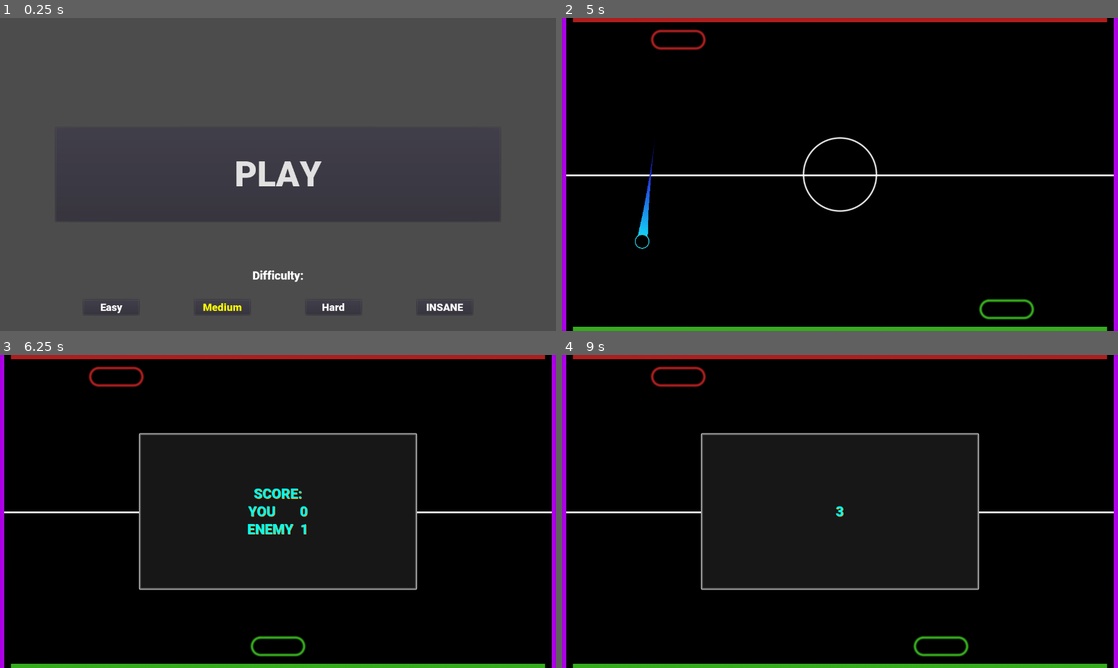
Above: before the commit, frames 1-4 (two rows, left to right).
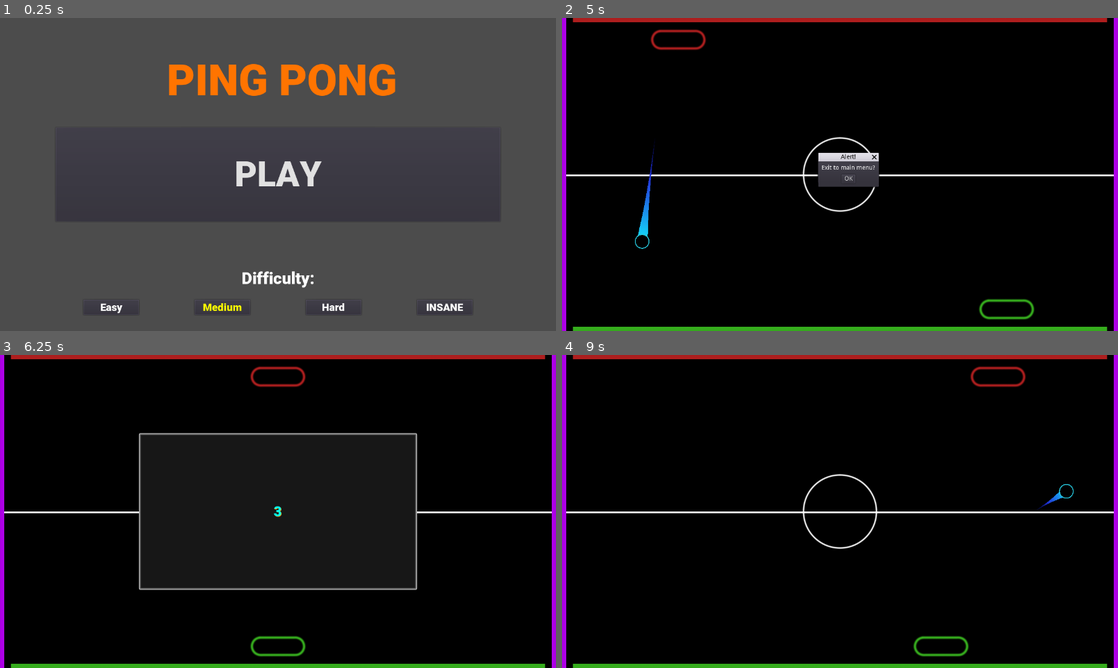
Above: after the commit, the same moments.

Repository: eXCoreX/PingPong
Game: Godot game, scene res://Menu.tscn
The game is run twice, just before and just after one commit, with the same random seed, the same clock (stepped at 60 frames per second) and the same inputs.
Inputs (mouse positions are in pixels of both pictures, inside the frame that each line leads up to):
- Up to frame 1 (0.25 s): no input
- Up to frame 2 (5 s): click "PLAY" at 0.5 s; tap Enter at 1.25 s; move the mouse to (962, 158) at 1.27 s; click (962, 158) at 1.42 s; move the mouse to (728, 190) at 2.02 s; click (728, 190) at 2.17 s; move the mouse to (895, 105) at 2.77 s; click (895, 105) at 2.92 s; move the mouse to (812, 237) at 3.52 s; click (812, 237) at 3.67 s; move the mouse to (1006, 221) at 4.27 s; click (1006, 221) at 4.42 s; tap Escape (ui_cancel) at 4.9 s
- Up to frame 3 (6.25 s): click (289, 514) at 5 s, where only the run after the commit has a clickable "OK"; click (278, 511) at 5.75 s, where only the run after the commit has a clickable "PLAY"
- Up to frame 4 (9 s): tap Space at 6.5 s; move the mouse to (673, 464) at 6.52 s; click (673, 464) at 6.67 s; move the mouse to (867, 511) at 7.27 s; click (867, 511) at 7.42 s; move the mouse to (756, 433) at 8.02 s; click (756, 433) at 8.17 s; tap Enter at 8.75 s; move the mouse to (962, 495) at 8.77 s; click (962, 495) at 8.92 s

The runs differ from the first frame. In frame 1, 2.7% of the frame differs, in the area x 30-72%, y 14-87%; in frame 2, 1.2%; in frame 3, 1.1%; in frame 4, 2.6%.

Commit message:
Exit to menu, title

Diff:
--- /dev/null
+++ b/LabelTitle.gd
@@ -0,0 +1,14 @@
+extends Label
+
+
+func _ready():
+	pass # Replace with function body.
+
+var i = 0.0
+
+func _process(delta):
+	var color = Color.from_hsv(i, 1, 1)
+	i += delta * 0.33
+	if i > 1:
+		i = 0
+	self.add_color_override("font_color", color)
--- a/Main.gd
+++ b/Main.gd
@@ -15,6 +15,18 @@
 func _input(_event):
 	if Input.is_action_just_pressed("ui_fullscreen"):
 		call_deferred("toggle_fullscreen")
+	elif Input.is_action_just_pressed("ui_cancel"):
+		var popup = AcceptDialog.new()
+		popup.dialog_text = "Exit to main menu?"
+		add_child(popup)
+		popup.rect_position = GlobalVars.currentResolution / 2 - Vector2(50, 30)
+		popup.show()
+		popup.connect("confirmed", self, "_on_exit_confirm")
+
+
+func _on_exit_confirm():
+	get_tree().change_scene("Menu.tscn")
+
 
 func toggle_fullscreen():
 	if !OS.window_fullscreen:
--- a/Menu.tscn
+++ b/Menu.tscn
@@ -1,8 +1,9 @@
-[gd_scene load_steps=7 format=2]
+[gd_scene load_steps=9 format=2]
 
 [ext_resource path="res://Fonts/Roboto-Black.ttf" type="DynamicFontData" id=1]
 [ext_resource path="res://PlayButton.gd" type="Script" id=2]
 [ext_resource path="res://ButtonDifficulty.gd" type="Script" id=3]
+[ext_resource path="res://LabelTitle.gd" type="Script" id=4]
 
 [sub_resource type="DynamicFont" id=1]
 size = 80
@@ -13,7 +14,11 @@
 font_data = ExtResource( 1 )
 
 [sub_resource type="DynamicFont" id=3]
-size = 27
+size = 38
+font_data = ExtResource( 1 )
+
+[sub_resource type="DynamicFont" id=4]
+size = 100
 font_data = ExtResource( 1 )
 
 [node name="Control" type="Control"]
@@ -92,6 +97,21 @@
 __meta__ = {
 "_edit_use_anchors_": false
 }
+
+[node name="LabelTitle" type="Label" parent="."]
+anchor_left = 0.3
+anchor_top = 0.1
+anchor_right = 0.7
+anchor_bottom = 0.3
+custom_fonts/font = SubResource( 4 )
+custom_colors/font_color = Color( 0, 0, 0, 1 )
+text = "PING PONG"
+align = 1
+valign = 1
+script = ExtResource( 4 )
+__meta__ = {
+"_edit_use_anchors_": false
+}
 [connection signal="pressed" from="ButtonPlay" to="ButtonPlay" method="_on_Button_pressed"]
 [connection signal="pressed" from="ButtonEasy" to="ButtonEasy" method="_on_ButtonDifficulty_pressed"]
 [connection signal="pressed" from="ButtonMedium" to="ButtonMedium" method="_on_ButtonDifficulty_pressed"]
--- a/project.godot
+++ b/project.godot
@@ -22,10 +22,6 @@
 [autoload]
 
 GlobalVars="*res://GlobalVars.gd"
-
-[debug]
-
-settings/stdout/print_fps=true
 
 [display]
 
